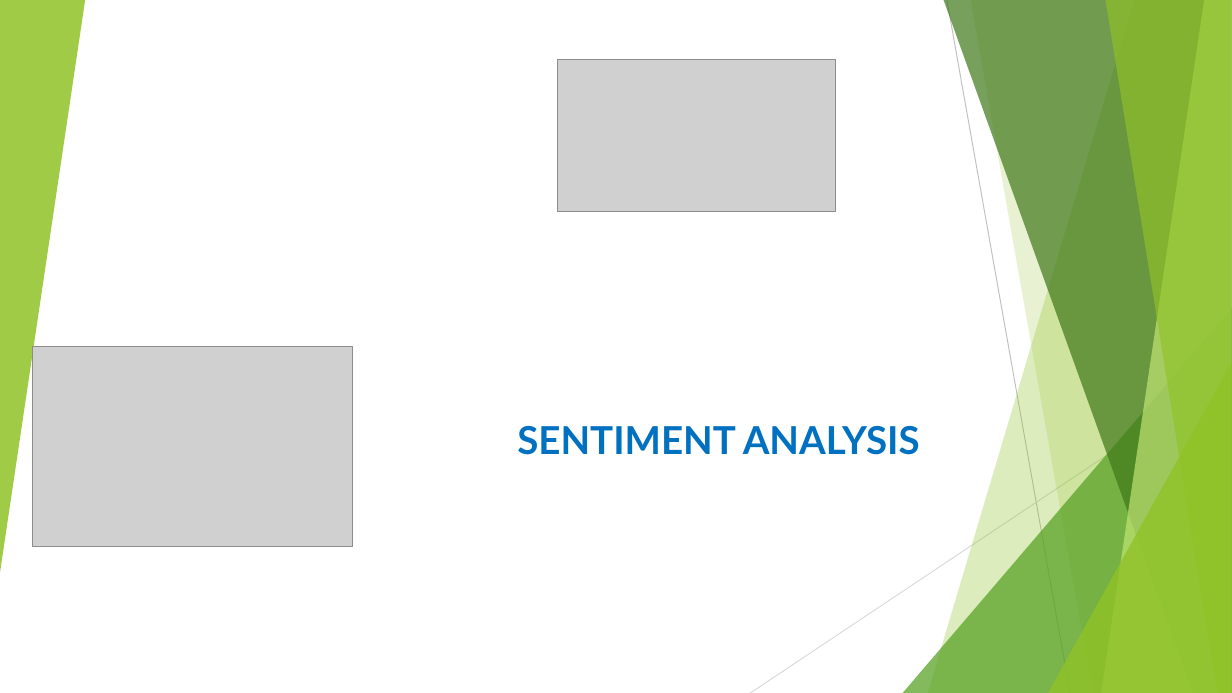
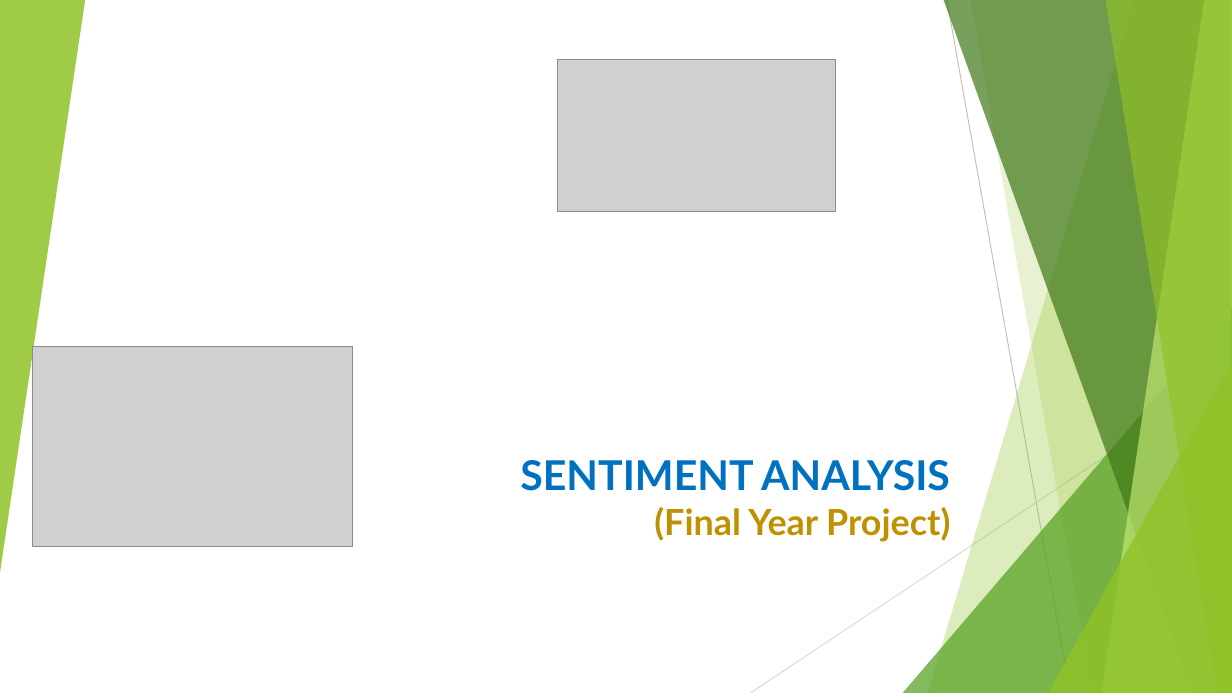
Before and after one commit to 17-Vishal/Sentiment-Analysis-Model, a slide deck: slide 1 of Sentiment project presentation.pptx. Drawn at 1232x693 pixels with LibreOffice and Linux fonts; fonts in the diff are those of the drawing; grey boxes stand for pictures. Boxes give left, top, right and bottom in pixels: in the first picture for what was removed or moved away, otherwise in the second. Text is boxed around its words. In the diff, an @@ line names an element or a change of style, - is before the commit and + after.

```diff
--- a/Sentiment project presentation.pptx
+++ b/Sentiment project presentation.pptx
@@ freeform shape at box(944, 0, 1232, 693): fill #3F7819 at 70% opacity to #3F7818 at 70% opacity @@
@@ line (1232, 372) - (750, 693): stroke #D9D9D9 0.75 pt to #D8D8D8 0.75 pt @@
@@ subtitle at box(520, 460, 950, 491): size 30 to 32 pt in "SENTIMENT ANALYSIS"; less space between paragraphs @@
@@ subtitle at box(654, 507, 950, 542): paragraph added @@
+(Final Year Project)
```
Also in this commit, not shown: 7 other slides changed, 1 other file.
